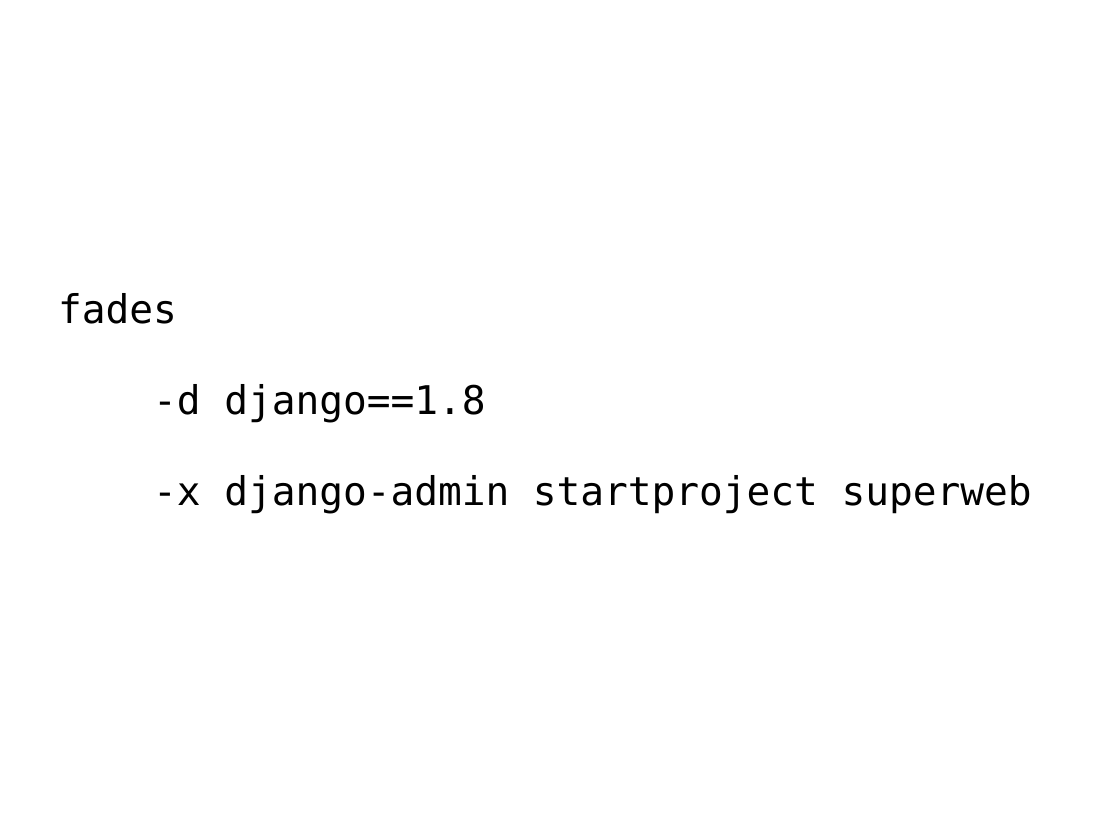
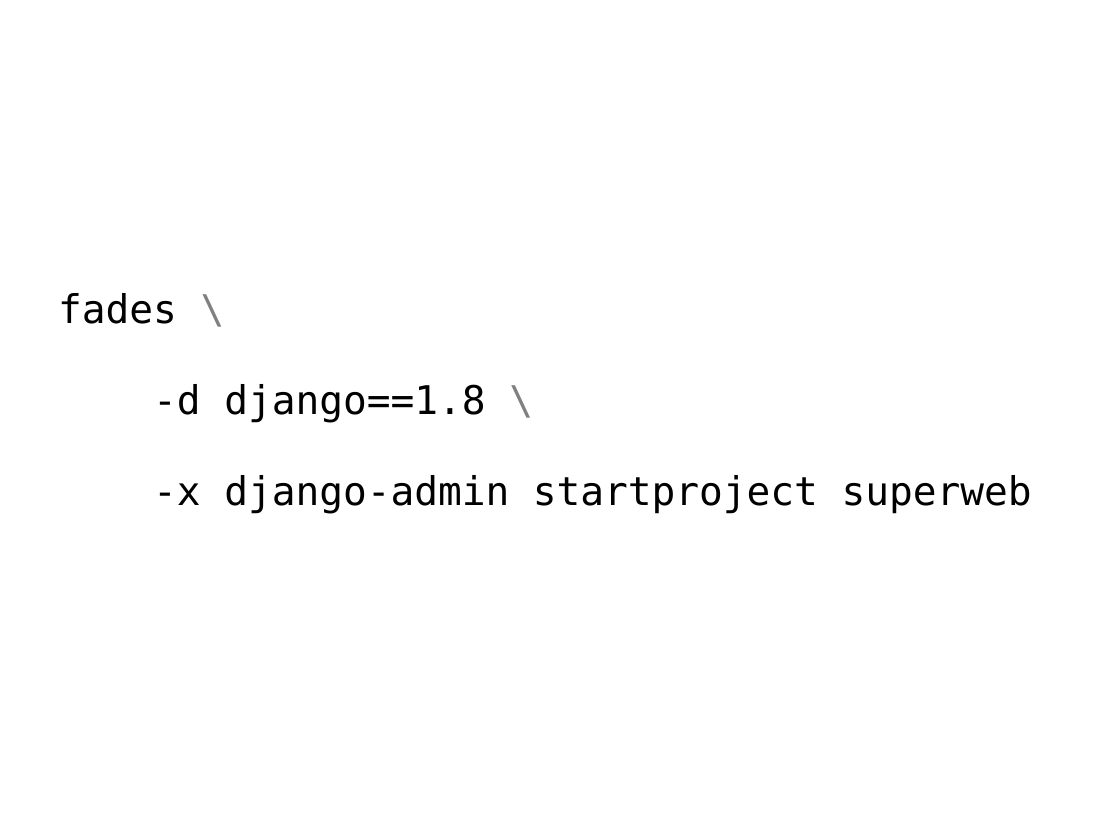
Before and after one commit to PyAr/fades, a slide deck: slide 17 of resources/slides_LT.odp. Drawn at 1120x840 pixels with LibreOffice and Linux fonts; fonts in the diff are those of the drawing. Boxes give left, top, right and bottom in pixels: in the first picture for what was removed or moved away, otherwise in the second. Text is boxed around its words. In the diff, an @@ line names an element or a change of style, - is before the commit and + after.

```diff
--- a/resources/slides_LT.odp
+++ b/resources/slides_LT.odp
@@ text at (58, 293, 485, 423): text changed @@
-fades
--d django==1.8
+fades \
+-d django==1.8 \
```
Also in this commit, not shown: 1 other slide changed.
